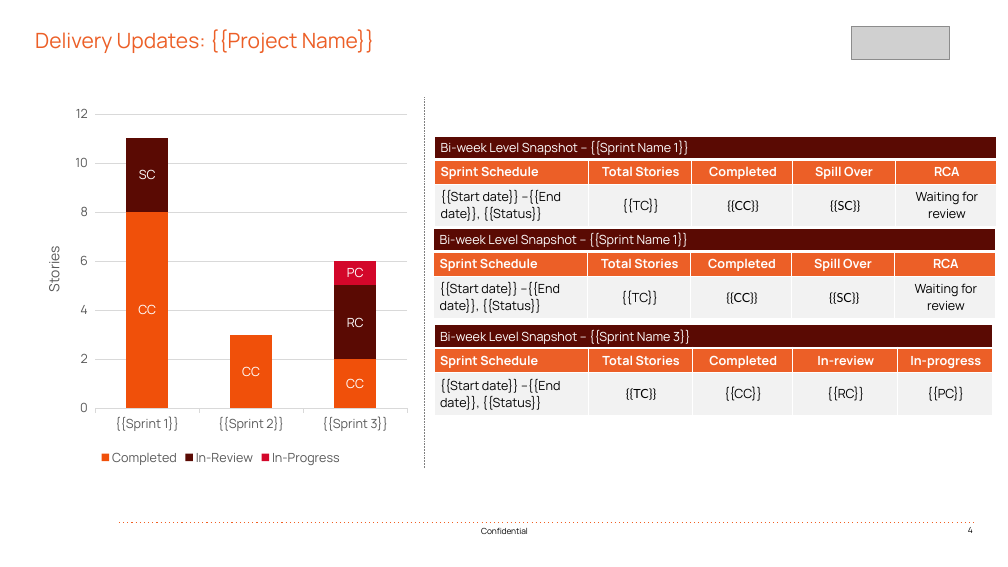
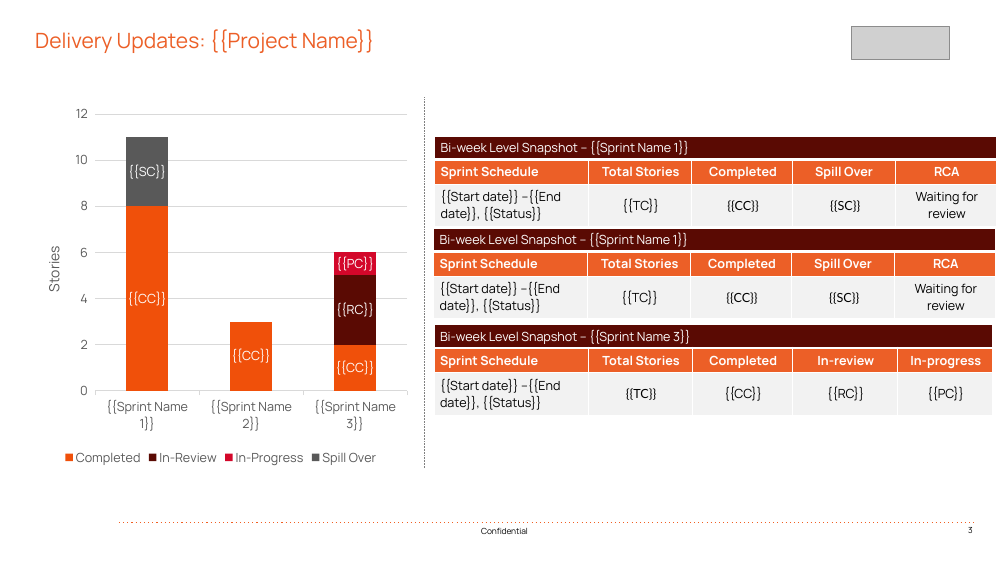
Before and after one commit to navneeth-official/DSR-WSR-Automation-Phase-1, a slide deck: slide 3 of templates/monthly/G10X_H-E-B_Pricing cadence Meeting Template.pptx (slide 4 before the commit). Drawn at 1008x567 pixels with LibreOffice and Linux fonts; fonts in the diff are those of the drawing; grey boxes stand for pictures; background and template pictures are left out. Boxes give left, top, right and bottom in pixels: in the first picture for what was removed or moved away, otherwise in the second. Text is boxed around its words. In the diff, an @@ line names an element or a change of style, - is before the commit and + after.

```diff
--- a/templates/monthly/G10X_H-E-B_Pricing cadence Meeting Template.pptx
+++ b/templates/monthly/G10X_H-E-B_Pricing cadence Meeting Template.pptx
@@ column stacked chart at (26,98,415,469) @@
-categories: {{Sprint 1}}, {{Sprint 2}}, {{Sprint 3}}
+categories: {{Sprint Name 1}}, {{Sprint Name 2}}, {{Sprint Name 3}}
@@ data labels of Completed changed @@
-In-Review: 3, -, 3
+In-Review: -, -, 3
@@ data labels of In-Review changed @@
@@ data labels of In-Progress changed @@
+Spill Over: 3, -, -
```
Also in this commit, not shown: 1 slide removed, 39 other files.
